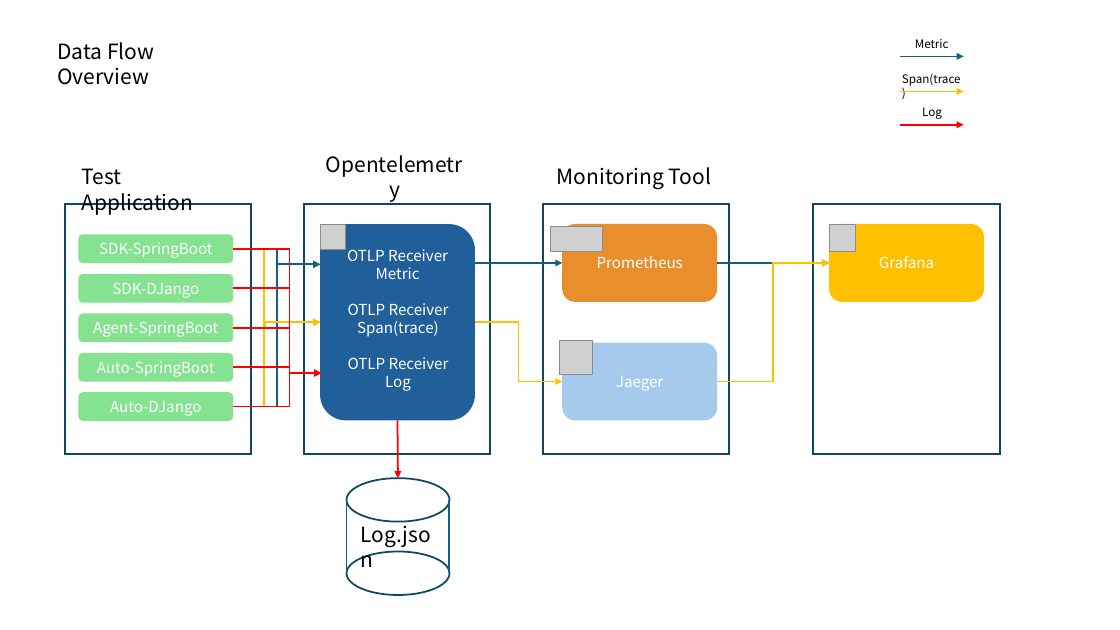
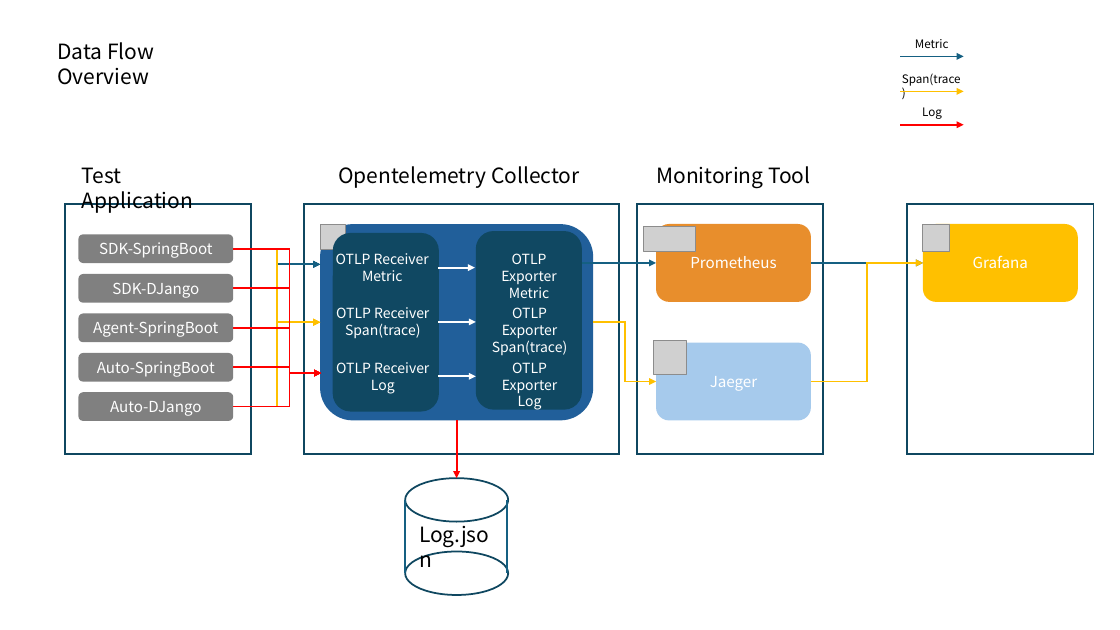
Before and after one commit to kkimsungchul/otel, a slide deck: slide 25 of ppt/2024-06-18.pptx. Drawn at 1120x630 pixels with LibreOffice and Linux fonts; fonts in the diff are those of the drawing; grey boxes stand for pictures. Boxes give left, top, right and bottom in pixels: in the first picture for what was removed or moved away, otherwise in the second. Text is boxed around its words. In the diff, an @@ line names an element or a change of style, - is before the commit and + after.

Commit message:
2024.06.25
- springboot sdk부분 수정

```diff
--- a/ppt/2024-06-18.pptx
+++ b/ppt/2024-06-18.pptx
@@ text at (x1=338, y1=166, x2=580, y2=188): text changed @@
-Opentelemetry
-Collector
+Opentelemetry Collector
@@ text "Monitoring Tool" moved from (x1=557, y1=167, x2=711, y2=190) to (x1=656, y1=166, x2=810, y2=188) @@
@@ rectangle resized from (x1=304, y1=204, x2=491, y2=455) to (x1=304, y1=204, x2=619, y2=455) @@
@@ rounded rectangle resized from (x1=320, y1=224, x2=475, y2=421) to (x1=320, y1=224, x2=593, y2=421) @@
@@ rounded rectangle added at (x1=333, y1=233, x2=439, y2=412), fill #104862 @@
@@ rounded rectangle added at (x1=476, y1=231, x2=581, y2=410), fill #104862 @@
@@ elbow arrow (234, 249) - (320, 323): route changed @@
@@ text "OTLP Receiver" moved from (x1=347, y1=249, x2=448, y2=279) to (x1=336, y1=253, x2=429, y2=281) @@
@@ arrow added from (438, 268) to (475, 268), #FFFFFF 1.5 pt @@
@@ text added at (x1=501, y1=253, x2=556, y2=298), 12 pt, text #FFFFFF @@
+OTLP Exporter
+Metric
@@ 3 pictures, 3 rounded rectangles, 2 rectangles, 2 arrows, 1 elbow arrow moved together from (x1=475, y1=204, x2=1000, y2=455) to (x1=569, y1=204, x2=1094, y2=455) @@
@@ elbow arrow (234, 288) - (320, 323): route changed @@
@@ elbow arrow (234, 407) - (320, 323): route changed @@
@@ elbow arrow (234, 367) - (320, 323): route changed @@
@@ elbow arrow (234, 328) - (320, 323): route changed @@
@@ text "OTLP Receiver" moved from (x1=348, y1=303, x2=449, y2=337) to (x1=336, y1=307, x2=429, y2=338) @@
@@ arrow added from (438, 322) to (476, 322), #FFFFFF 1.5 pt @@
@@ text added at (x1=492, y1=307, x2=567, y2=355), 12 pt, text #FFFFFF @@
+OTLP Exporter
+Span(trace)
@@ elbow arrow moved from (475, 323) - (562, 381) to (593, 323) - (656, 381) @@
@@ size 13 to 12 pt in 3 elements at (x1=336, y1=253, x2=429, y2=281), (x1=336, y1=307, x2=429, y2=338), (x1=336, y1=362, x2=429, y2=394) @@
@@ text "OTLP Receiver" moved from (x1=348, y1=357, x2=449, y2=391) to (x1=336, y1=362, x2=429, y2=394) @@
@@ arrow added from (438, 376) to (476, 376), #FFFFFF 1.5 pt @@
@@ text added at (x1=502, y1=362, x2=557, y2=411), 12 pt, text #FFFFFF @@
+OTLP Exporter
+Log
@@ fill #84E291 to #808080 in 5 elements at (x1=78, y1=234, x2=233, y2=263), (x1=78, y1=274, x2=233, y2=302), (x1=78, y1=313, x2=233, y2=342), (x1=78, y1=353, x2=233, y2=381), (x1=78, y1=392, x2=233, y2=421) @@
@@ 2 lines, 2 ellipses, 1 text, 1 arrow moved together from (x1=347, y1=421, x2=450, y2=596) to (x1=405, y1=421, x2=508, y2=596) @@
```
Also in this commit, not shown: 7 other files.
